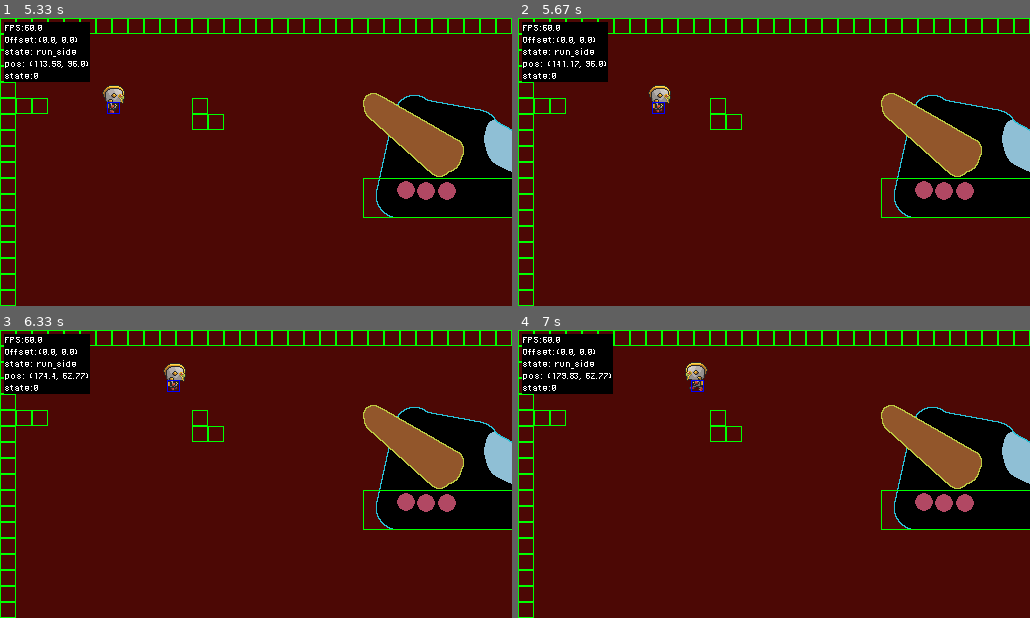
Above: before the commit, frames 1-4 (two rows, left to right).
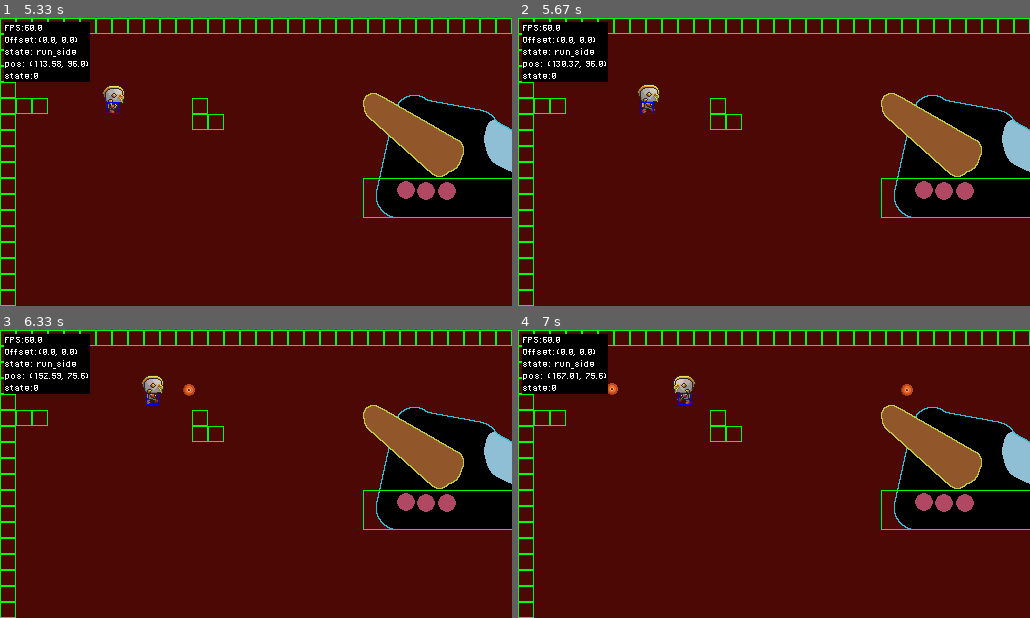
Above: after the commit, the same moments.

Repository: VantaTree/ChronoPilots
Game: pygame game, started from main.py
Same seed, same stepped clock (60 frames per second), same inputs: the game is played once before the commit and once after it.
Inputs:
- Up to frame 1 (5.33 s): tap Space at 0.33 s; hold D 0.67-1.13 s; hold W 1.17-1.47 s; hold D 1.5-1.97 s; hold A 2-2.53 s; hold S 2.57-2.87 s; hold A 2.9-3.3 s; hold W 3.33-3.7 s; hold D 3.73-4.37 s; hold S 4.4-4.77 s; hold A 4.8-5.27 s; hold D from 5.3 s (still down)
- Up to frame 2 (5.67 s): keep holding D; tap Space at 5.37 s
- Up to frame 3 (6.33 s): tap Space at 5.67, 5.87, 6.2 s; release D at 5.77 s; hold W 5.8-6.1 s; hold D from 6.13 s (still down)
- Up to frame 4 (7 s): tap Space at 6.5, 6.7 s; release D at 6.6 s; hold A from 6.63 s (still down)

Frame 1 is identical in both runs. In frame 2, 0.5% of the frame differs, in the area x 7-30%, y 14-34%; in frame 3, 0.8%; in frame 4, 1.0%, in the area x 7-78%, y 1-27%.

Commit message:
added projectile attack

Diff:
--- a/modules/game.py
+++ b/modules/game.py
@@ -7,6 +7,7 @@
 from .objects import SpaceShip1
 from .interactions import InteractionManager
 from .enemies import load_enemy_sprites, Enemy
+from .projectile import load_projectile_sprites, Projectile
 
 class Game:
 
@@ -17,6 +18,7 @@
         self.screen = pygame.display.get_surface()
 
         load_enemy_sprites()
+        load_projectile_sprites()
 
         self.master.offset = pygame.Vector2(0, 0)
         self.object_hitboxes = []
@@ -36,6 +38,11 @@
         self.paused = False
 
         self.collision = collision
+
+    def shoot_projectile(self, key, obj):
+
+        if key == "player_small":
+            Projectile(self.master, [self.camera.draw_sprite_grp, self.enemy_grp], "projectile_small", obj.rect.center, obj.facing_direc.copy())
 
     def pause_game(self):
         return
--- a/modules/player.py
+++ b/modules/player.py
@@ -33,6 +33,11 @@
 
         self.moving = False
         self.in_control = True
+        self.attacking = False
+        self.can_attack = True
+
+        self.attack_cooldown = CustomTimer()
+        self.attack_for = CustomTimer()
 
     def update_image(self):
 
@@ -118,6 +123,19 @@
                         self.master.game.pause_game()
                     if event.key in (pygame.K_e, pygame.K_SPACE):
                         self.master.interaction_manager.pressed_interact()
+                    if event.key == pygame.K_SPACE and self.in_control and self.can_attack:
+                        self.attacking = True
+                        self.in_control = False
+                        self.can_attack = False
+                        self.attack_cooldown.start(300)
+                        self.attack_for.start(100)
+                        self.master.game.shoot_projectile("player_small", self)
+
+        if self.attack_cooldown.check():
+            self.can_attack = True
+        if self.attack_for.check():
+            self.attacking = False
+            self.in_control = True
 
     def draw(self):
 
--- /dev/null
+++ b/modules/projectile.py
@@ -0,0 +1,81 @@
+from typing import Any
+import pygame
+from .config import *
+from .engine import *
+
+PROJECTILE_SPRITES = {}
+
+def load_projectile_sprites():
+
+    global PROJECTILE_SPRITES
+
+    PROJECTILE_SPRITES = import_sprite_sheets("graphics/projectile")
+
+
+class Projectile(pygame.sprite.Sprite):
+
+    def __init__(self, master, grps, sprite_type, pos, direction, anim_speed=0.02, speed=5):
+
+        super().__init__(grps)
+        self.master = master
+        self.screen = pygame.display.get_surface()
+
+        self.animation = PROJECTILE_SPRITES[sprite_type]
+        self.image = self.animation[0]
+        self.rect = self.image.get_frect(center=pos)
+
+        self.hitbox = self.rect
+        self.direction = direction.normalize()
+
+        self.anim_speed = anim_speed
+        self.anim_index = 0
+        self.speed = speed
+
+    def update_image(self):
+
+        try:
+            image = self.animation[int(self.anim_index)]
+        except IndexError:
+            image = self.animation[0]
+            self.anim_index = 0
+
+        self.anim_index += self.anim_speed *self.master.dt
+
+        self.image = image
+
+    def move(self):
+
+        self.hitbox.center += self.direction*self.speed*self.master.dt
+
+    def check_collisoin(self):
+
+        px = int(self.hitbox.centerx / TILESIZE)
+        py = int(self.hitbox.centery / TILESIZE)
+
+        for y in range(py-1, py+2):
+            for x in range(px-1, px+2):
+
+                if x < 0 or y < 0: continue
+
+                cell = get_xy(self.master.game.collision, x, y)
+                if cell <= 0: continue
+                self.kill()
+                return
+
+    def draw(self):
+
+        self.screen.blit(self.image, self.rect.topleft+self.master.offset)
+
+    def update(self):
+
+        self.move()
+        self.check_collisoin()
+        self.update_image()
+
+
+def get_xy(grid, x, y):
+
+    if x < 0 or y < 0: return
+    try:
+        return grid[y][x]
+    except IndexError: return
Binary file added: graphics/projectile/projectile_small-12x12.png
